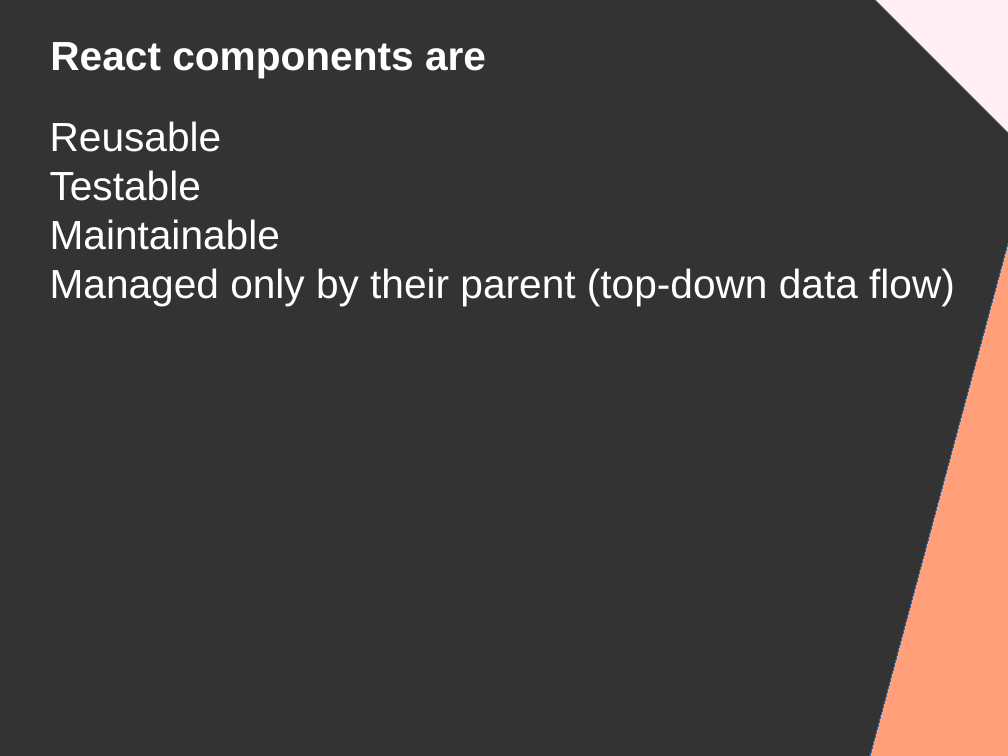
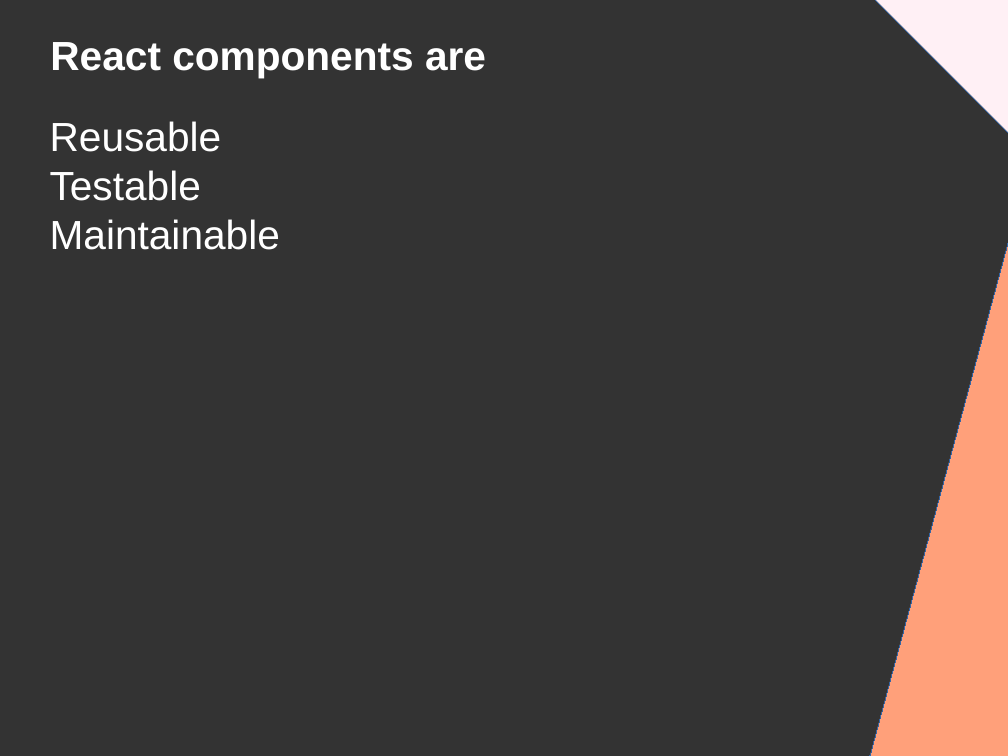
Before and after one commit to DanYellow/presentations, a slide deck: slide 12 of react-redux-101/presentation.odp. Drawn at 1008x756 pixels with LibreOffice and Linux fonts; fonts in the diff are those of the drawing. Boxes give left, top, right and bottom in pixels: in the first picture for what was removed or moved away, otherwise in the second. Text is boxed around its words. In the diff, an @@ line names an element or a change of style, - is before the commit and + after.

```diff
--- a/react-redux-101/presentation.odp
+++ b/react-redux-101/presentation.odp
@@ title at <box>50,121,280,250</box>: text changed @@
-Reusable
-Testable
-Maintainable
-Managed only by their parent (top-down data flow)
+Reusable
+Testable
+Maintainable
```
Also in this commit, not shown: 5 other slides changed, 22 slides added, 1 slide removed, 25 other files.
